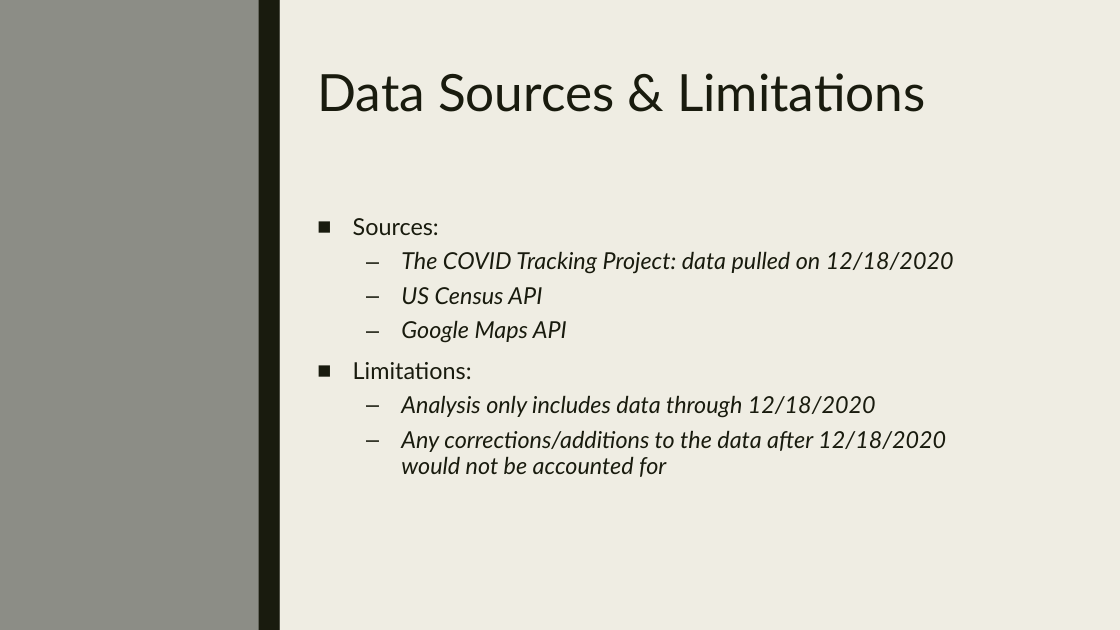
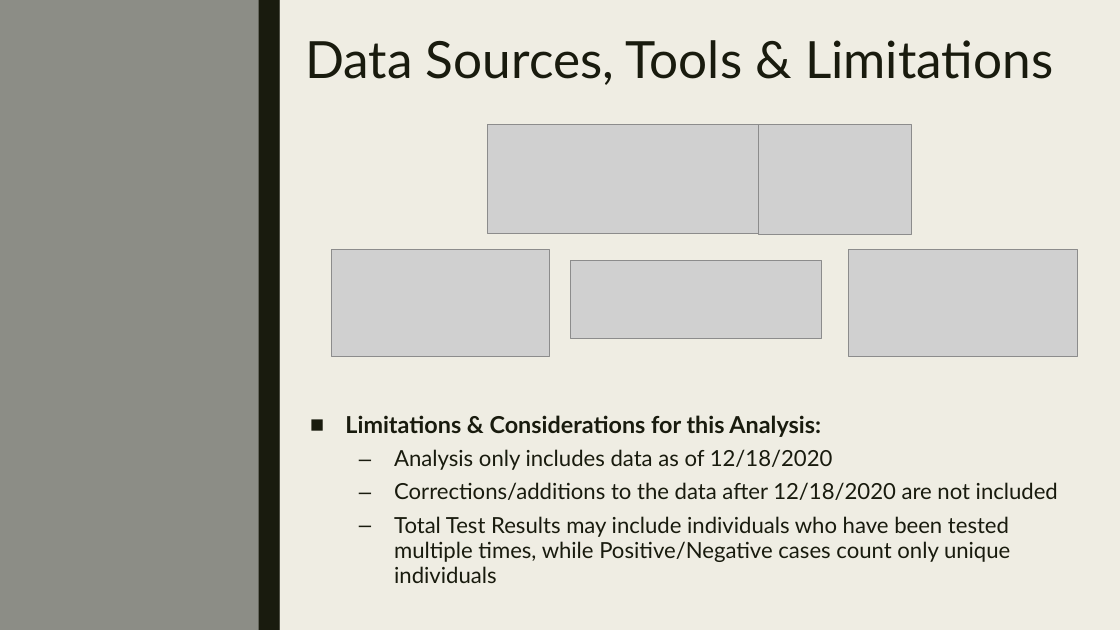
Before and after one commit to lcarbo/US_COVID_Project, a slide deck: slide 4 of COVID_Presentation.pptx. Drawn at 1120x630 pixels with LibreOffice and Linux fonts; fonts in the diff are those of the drawing; grey boxes stand for pictures. Boxes give left, top, right and bottom in pixels: in the first picture for what was removed or moved away, otherwise in the second. Text is boxed around its words. In the diff, an @@ line names an element or a change of style, - is before the commit and + after.

```diff
--- a/COVID_Presentation.pptx
+++ b/COVID_Presentation.pptx
@@ title at (x1=305, y1=40, x2=1053, y2=85): text changed @@
-Data Sources & Limitations
+Data Sources, Tools & Limitations
@@ picture added at (x1=487, y1=124, x2=758, y2=234) @@
@@ picture added at (x1=759, y1=125, x2=912, y2=234) @@
@@ picture added at (x1=332, y1=250, x2=549, y2=357) @@
@@ picture added at (x1=571, y1=260, x2=822, y2=338) @@
@@ picture added at (x1=849, y1=250, x2=1077, y2=357) @@
@@ text at (x1=345, y1=415, x2=1058, y2=583): text changed; size 20 to 19 pt; italic off @@
-■ Sources:
-  – The COVID Tracking Project: data pulled on 12/18/2020
-  – US Census API
-  – Google Maps API
-■ Limitations:
-  – Analysis only includes data through 12/18/2020
-  – Any corrections/additions to the data after 12/18/2020 would not be accounted for
+■ Limitations & Considerations for this Analysis:
+  – Analysis only includes data as of 12/18/2020
+  – Corrections/additions to the data after 12/18/2020 are not included
+  – Total Test Results may include individuals who have been tested multiple times, while Positive/Negative cases count only unique individuals
```
Also in this commit, not shown: 7 other slides changed, 1 slide added.
